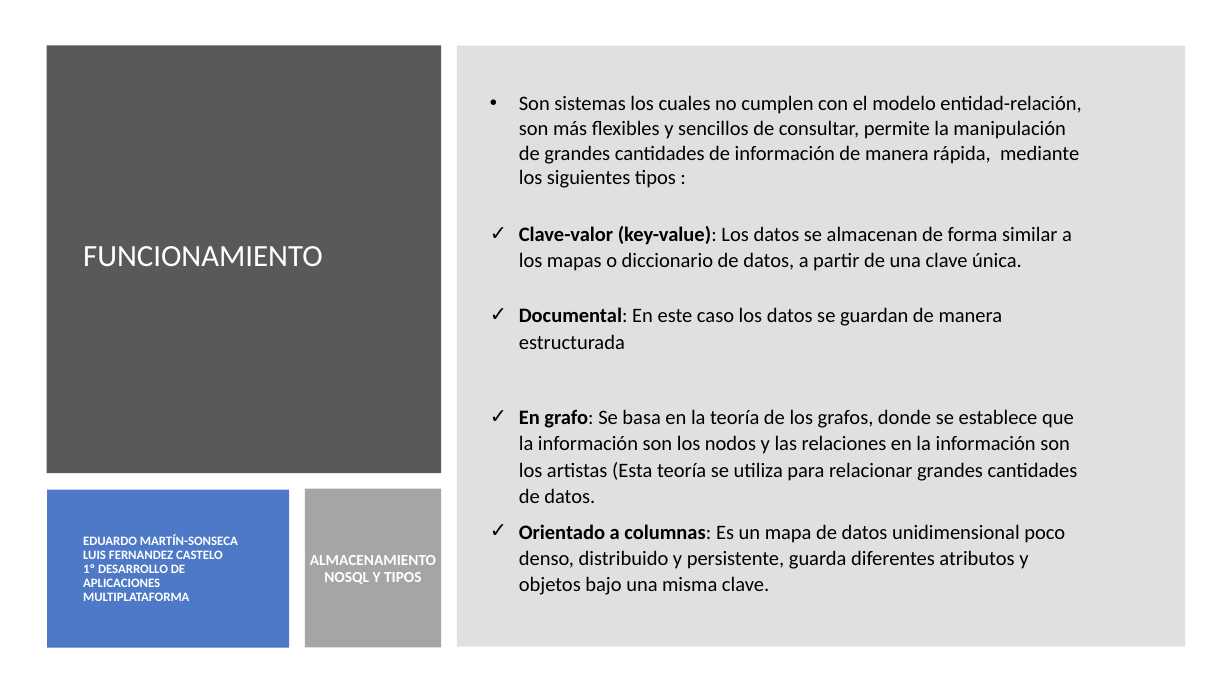
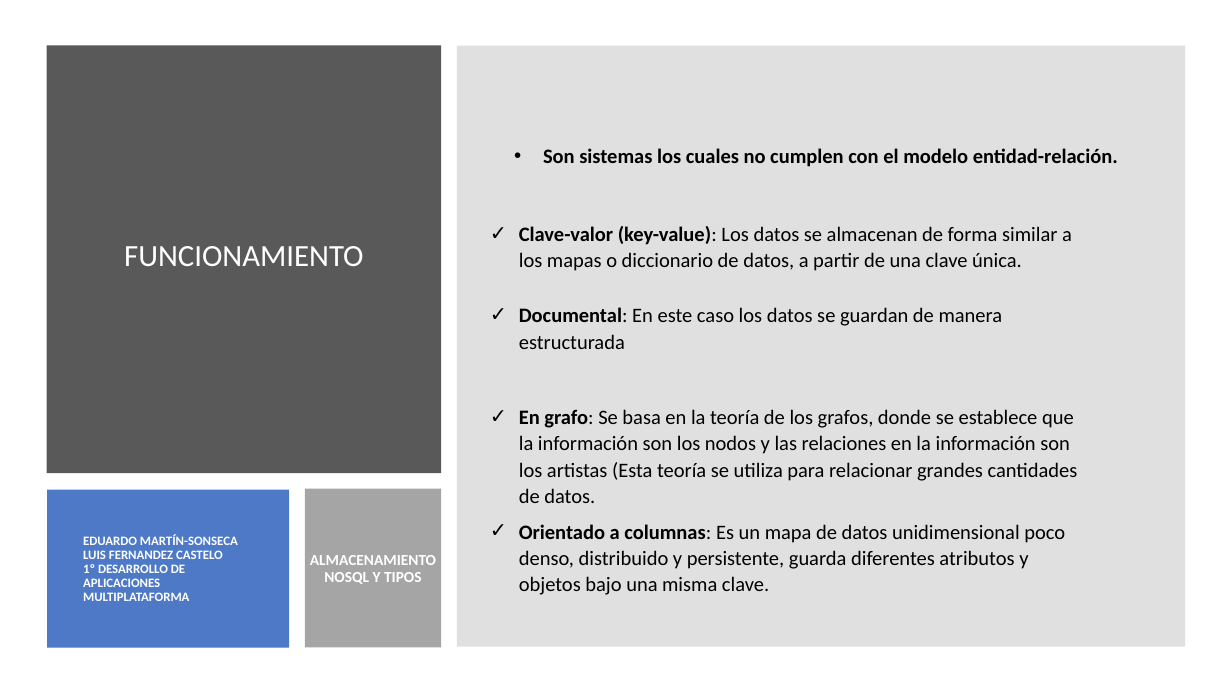
Before and after one commit to maraloeDev/Grado_SuperiorDAM, a slide deck: slide 12 of Bases de Datos/1º Evaluación/Ejercicios/Ejercicio2/Explotación de bases de datos Big Data.pptx. Drawn at 1232x693 pixels with LibreOffice and Linux fonts; fonts in the diff are those of the drawing. Boxes give left, top, right and bottom in pixels: in the first picture for what was removed or moved away, otherwise in the second. Text is boxed around its words. In the diff, an @@ line names an element or a change of style, - is before the commit and + after.

```diff
--- a/Bases de Datos/1º Evaluación/Ejercicios/Ejercicio2/Explotación de bases de datos Big Data.pptx
+++ b/Bases de Datos/1º Evaluación/Ejercicios/Ejercicio2/Explotación de bases de datos Big Data.pptx
@@ title "FUNCIONAMIENTO" at bbox=[124, 246, 363, 266]: alignment left to centre @@
@@ text at bbox=[543, 148, 1118, 167]: text changed; bold on @@
-• Son sistemas los cuales no cumplen con el modelo entidad-relación, son más flexibles y sencillos de consultar, permite la manipulación de grandes cantidades de información de manera rápida, mediante los siguientes tipos :
+• Son sistemas los cuales no cumplen con el modelo entidad-relación.
```
Also in this commit, not shown: 13 other slides changed, 2 other files.
